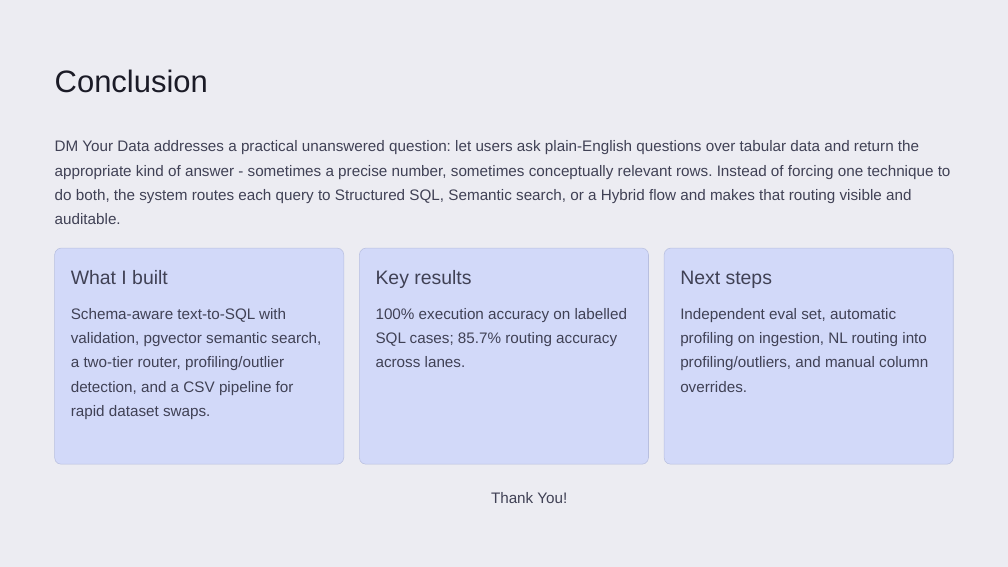
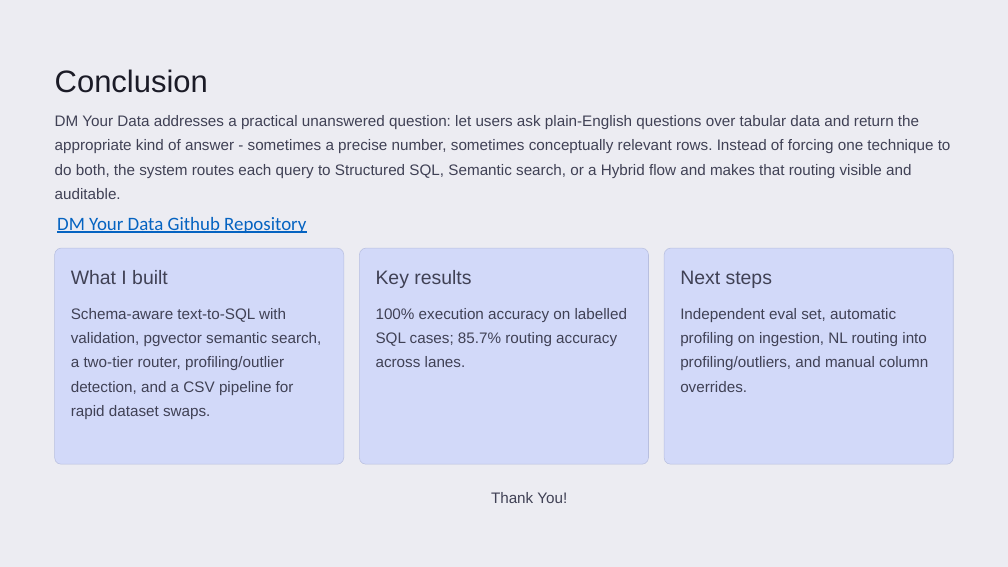
Before and after one commit to girishsakpal/DM-Your-Data, a slide deck: slide 12 of output/DM Your Data PPT.pptx. Drawn at 1008x567 pixels with LibreOffice and Linux fonts; fonts in the diff are those of the drawing; background and template pictures are left out. Boxes give left, top, right and bottom in pixels: in the first picture for what was removed or moved away, otherwise in the second. Text is boxed around its words. In the diff, an @@ line names an element or a change of style, - is before the commit and + after.

```diff
--- a/output/DM Your Data PPT.pptx
+++ b/output/DM Your Data PPT.pptx
@@ text "DM Your Data addresses a ..." moved from (x1=55, y1=140, x2=951, y2=224) to (x1=55, y1=115, x2=951, y2=199) @@
@@ text added at (x1=57, y1=217, x2=306, y2=233), 18 pt, text #0563C1, underline @@
+DM Your Data Github Repository
```
Also in this commit, not shown: 1 other slide changed.
